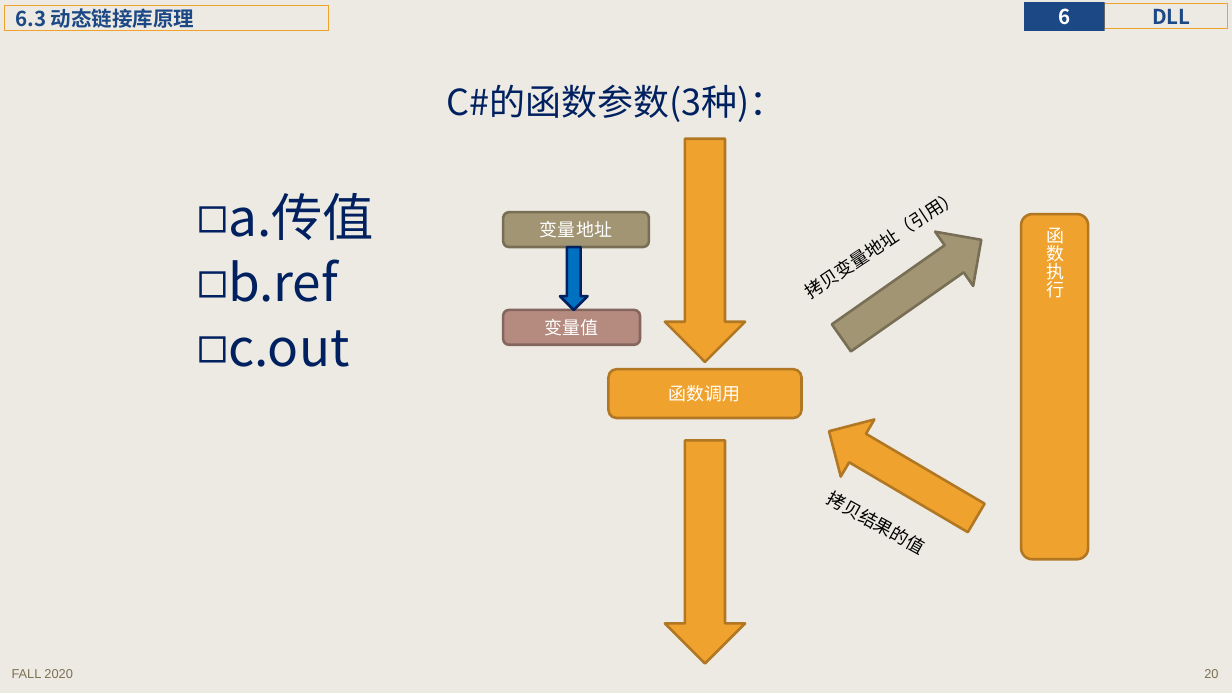
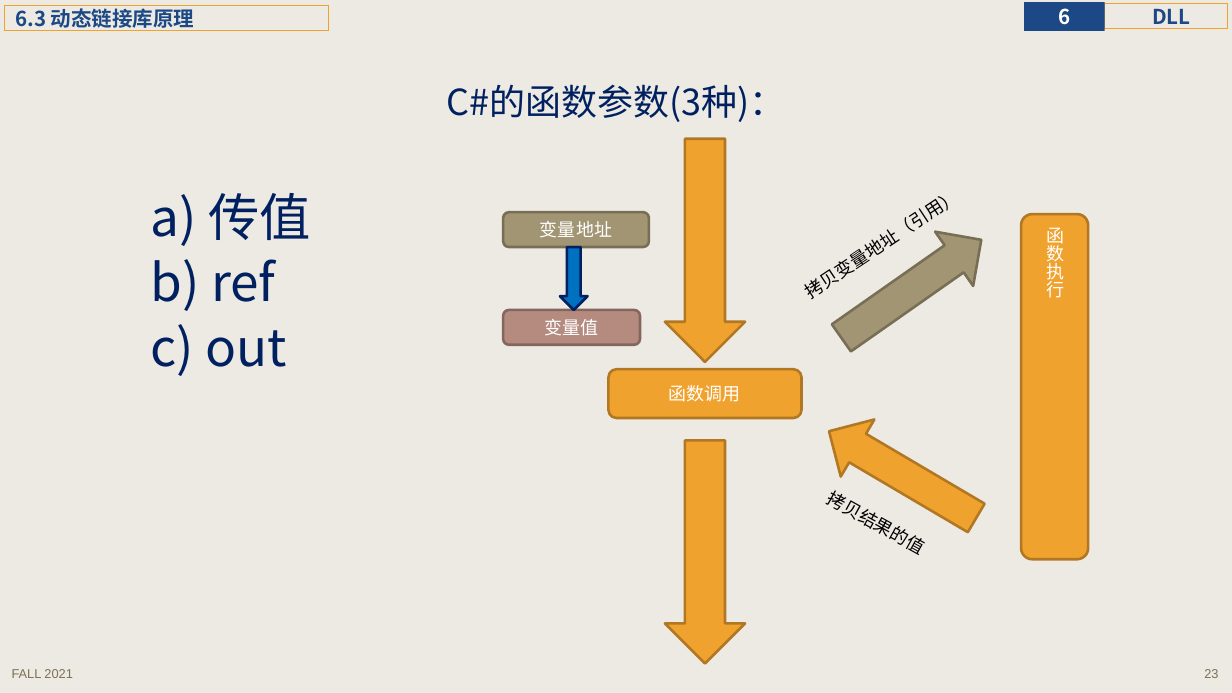
Before and after one commit to principleWindows/win-principle-2021, a slide deck: slide 23 of slides/instruction/principleWindows_6.pptx (slide 20 before the commit). Drawn at 1232x693 pixels with LibreOffice and Linux fonts; fonts in the diff are those of the drawing. Boxes give left, top, right and bottom in pixels: in the first picture for what was removed or moved away, otherwise in the second. Text is boxed around its words. In the diff, an @@ line names an element or a change of style, - is before the commit and + after.

```diff
--- a/slides/instruction/principleWindows_6.pptx
+++ b/slides/instruction/principleWindows_6.pptx
@@ text at (x1=151, y1=193, x2=311, y2=376): text changed @@
-◻ a.传值
-◻ b.ref
-◻ c.out
+a) 传值
+b) ref
+c) out
@@ text at (x1=12, y1=669, x2=72, y2=678): text changed @@
-FALL 2020
+FALL 2021
@@ page number at (x1=1204, y1=669, x2=1218, y2=678): text changed @@
-20
+23
```
Also in this commit, not shown: 47 other slides changed, 6 slides added, 21 other files.
